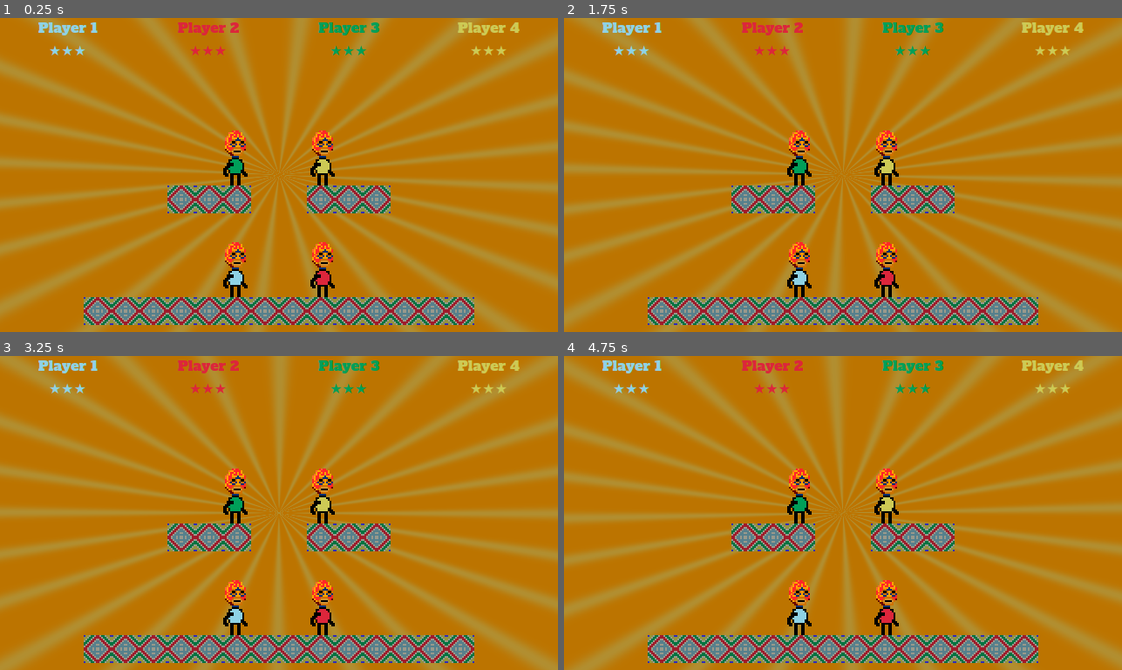
Above: before the commit, frames 1-4 (two rows, left to right).
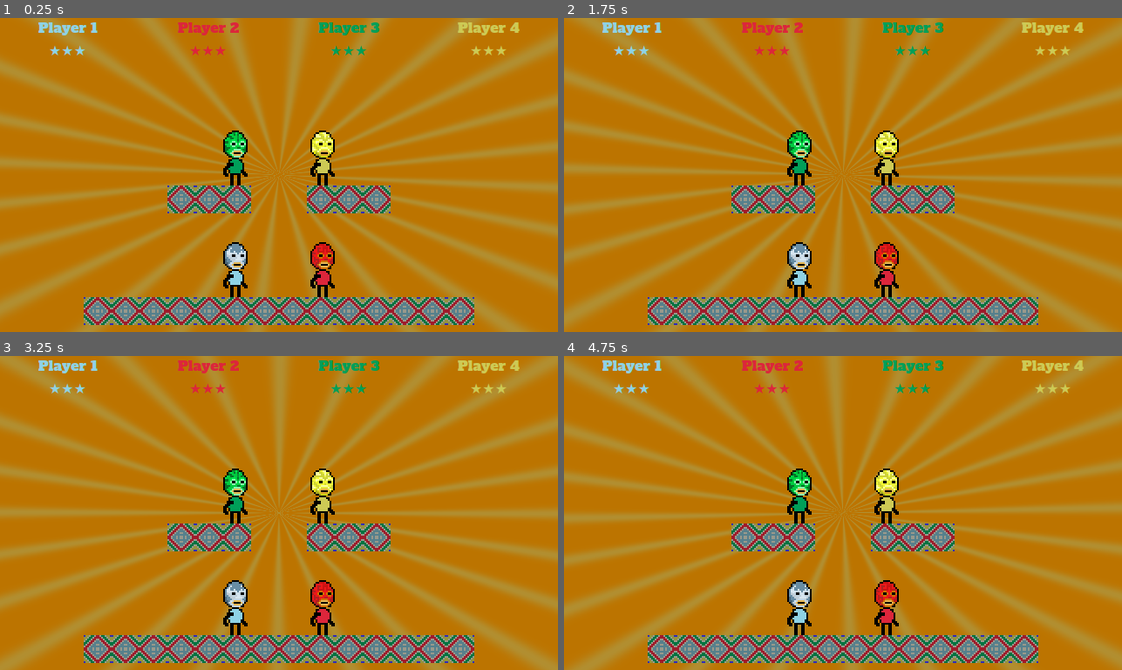
Above: after the commit, the same moments.

Repository: doctor-g/GGJ26
Game: Godot game, scene res://world/world.tscn
Same seed, same stepped clock (60 frames per second), same inputs: the game is played once before the commit and once after it. This scene is started directly instead of the project's main scene.
Inputs:
- Up to frame 1 (0.25 s): no input
- Up to frame 2 (1.75 s): no input
- Up to frame 3 (3.25 s): no input
- Up to frame 4 (4.75 s): no input

The runs differ from the first frame. In frame 1, 1.2% of the frame differs, in the area x 40-60%, y 35-80%; in frame 2, 1.2%; in frame 3, 1.2%; in frame 4, 1.2%.

Commit message:
Integrate the custom faces

Diff:
--- a/project/common/palette.gd
+++ b/project/common/palette.gd
@@ -1,6 +1,8 @@
-class_name Palette extends RefCounted
+extends Node
 
-static var colors : Array[Color] = [
+@export var faces : Array[Texture2D]
+
+var colors : Array[Color] = [
 	# Santo blue
 	Color.html("8ed2e5"),
 	# Bright red
--- /dev/null
+++ b/project/common/palette.tscn
@@ -0,0 +1,11 @@
+[gd_scene format=3 uid="uid://rkrhp202q7t6"]
+
+[ext_resource type="Script" uid="uid://uyfax5s4gdc8" path="res://common/palette.gd" id="1_d4gsr"]
+[ext_resource type="Texture2D" uid="uid://dx0dmfo8mmr8b" path="res://guy/mask_blue.png" id="2_x3b7d"]
+[ext_resource type="Texture2D" uid="uid://x1l0cyaqtdcw" path="res://guy/mask_red.png" id="3_momdb"]
+[ext_resource type="Texture2D" uid="uid://c2sijstmpfqas" path="res://guy/mask_green.png" id="4_hvpy5"]
+[ext_resource type="Texture2D" uid="uid://cceen7ysdk5xl" path="res://guy/mask_yellow.png" id="5_ymhuo"]
+
+[node name="Palette" type="Node" unique_id=1921237757]
+script = ExtResource("1_d4gsr")
+faces = [ExtResource("2_x3b7d"), ExtResource("3_momdb"), ExtResource("4_hvpy5"), ExtResource("5_ymhuo")]
--- a/project/guy/guy.gd
+++ b/project/guy/guy.gd
@@ -18,6 +18,7 @@
 @export var player_index := 0
 
 var color : Color
+var face_texture : Texture2D
 
 ## Set this to false to make this stop responding
 var active := true
@@ -42,6 +43,7 @@
 
 func _ready() -> void:
 	_body_sprite.material.set_shader_parameter("replacement", color)
+	%HeadSprite.texture = face_texture
 
 
 func _physics_process(delta: float) -> void:
--- a/project/project.godot
+++ b/project/project.godot
@@ -20,6 +20,7 @@
 InputInitializer="*uid://crc8pbrsd84uu"
 GlobalShortcuts="*uid://cf1835fs64j3"
 Jukebox="*uid://dabq7kj46qdkc"
+Palette="*uid://rkrhp202q7t6"
 
 [display]
 
--- a/project/world/world.gd
+++ b/project/world/world.gd
@@ -31,6 +31,7 @@
 	var guy : Guy = guy_scene.instantiate()
 	guy.player_index = index
 	guy.color = _players[index].color
+	guy.face_texture = Palette.faces[index]
 	guy.global_position = %SpawnPoints.get_children()[index].global_position
 	add_child(guy)
 
